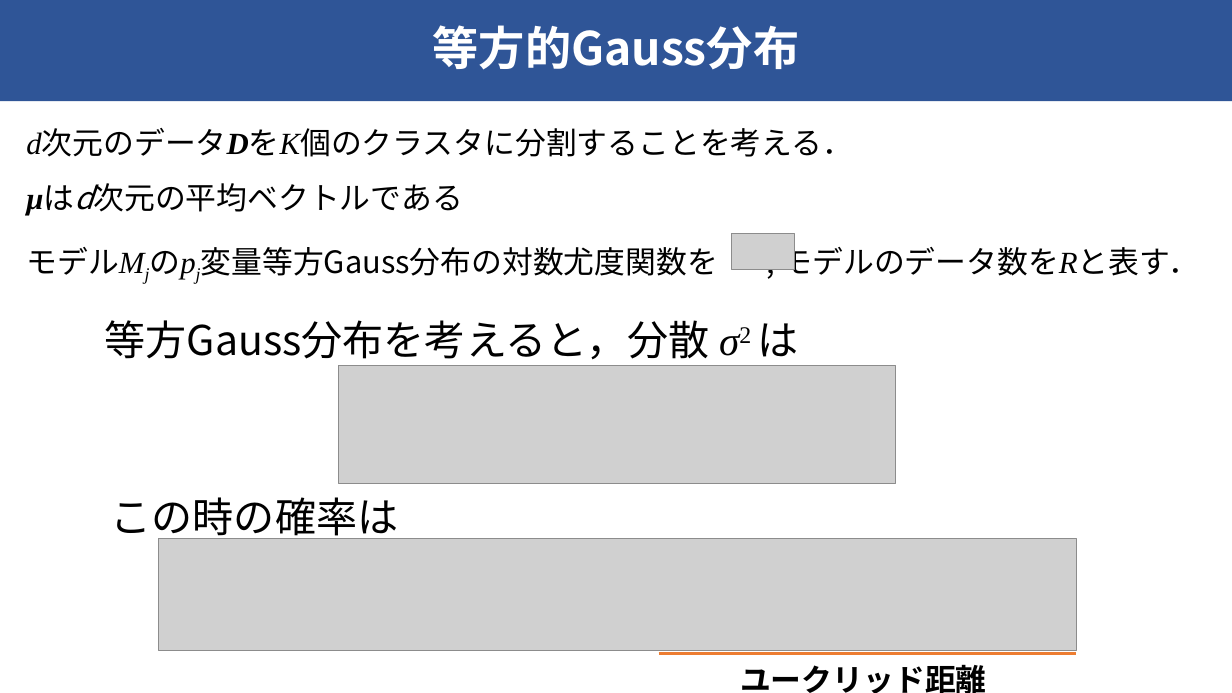
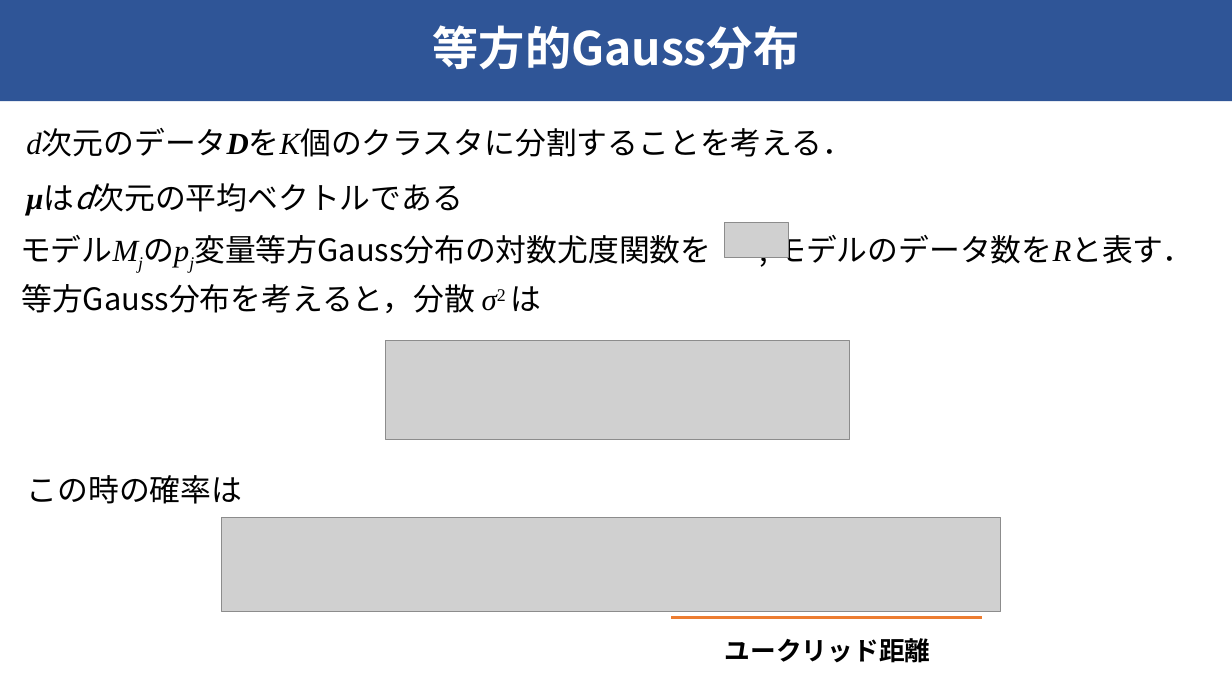
Before and after one commit to raryosu/graduation-research, a slide deck: slide 23 of docs/final-presen/final_hagihara.pptx. Drawn at 1232x693 pixels with LibreOffice and Linux fonts; fonts in the diff are those of the drawing; grey boxes stand for pictures. Boxes give left, top, right and bottom in pixels: in the first picture for what was removed or moved away, otherwise in the second. Text is boxed around its words. In the diff, an @@ line names an element or a change of style, - is before the commit and + after.

```diff
--- a/docs/final-presen/final_hagihara.pptx
+++ b/docs/final-presen/final_hagihara.pptx
@@ text "モデルMjのpj変量等方Gauss分布の対数尤度関数を , モデルのデータ数をRと表す．": place and size @@
-text "モデルMjのpj変量等方Gauss分布の対数尤度関数を , モデルのデータ数をRと表す．" at <box>26,241,1200,276</box>
+text "モデルMjのpj変量等方Gauss分布の対数尤度関数を , モデルのデータ数をRと表す．" at <box>20,230,1193,264</box>
@@ picture: place and size @@
-picture at <box>731,234,794,269</box>
+picture at <box>725,222,787,257</box>
@@ text "等方Gauss分布を考えると，分散 σ2 は" at <box>21,284,541,313</box>: size 32 to 24 pt @@
@@ text "等方Gauss分布を考えると，分散 σ2 は": place and size @@
-text "等方Gauss分布を考えると，分散 σ2 は" at <box>105,320,798,366</box>
+text "等方Gauss分布を考えると，分散 σ2 は" at <box>21,284,541,313</box>
@@ picture: place and size @@
-picture at <box>339,366,897,484</box>
+picture at <box>385,341,849,439</box>
@@ text "この時の確率は": place and size @@
-text "この時の確率は" at <box>111,497,399,543</box>
+text "この時の確率は" at <box>27,475,243,504</box>
@@ text "この時の確率は" at <box>27,475,243,504</box>: size 32 to 24 pt @@
@@ picture: place and size @@
-picture at <box>159,539,1077,651</box>
+picture at <box>222,518,1001,613</box>
@@ line moved from (659, 653) - (1077, 653) to (671, 617) - (982, 617) @@
@@ text "ユークリッド距離": place and size @@
-text "ユークリッド距離" at <box>740,664,986,693</box>
+text "ユークリッド距離" at <box>725,638,931,663</box>
@@ text "ユークリッド距離" at <box>725,638,931,663</box>: size 24 to 20 pt; alignment left to centre @@
```
Also in this commit, not shown: 7 other slides changed.
